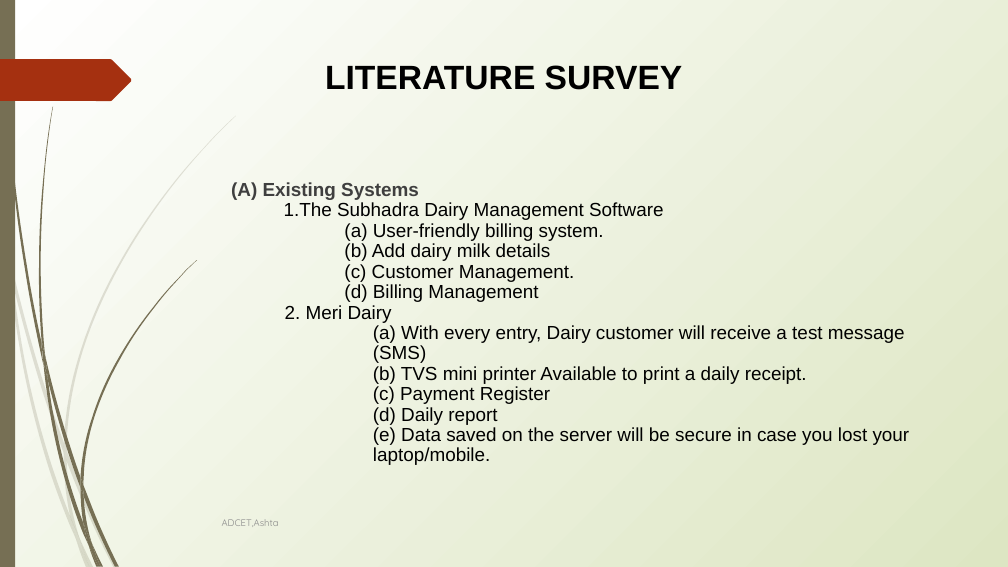
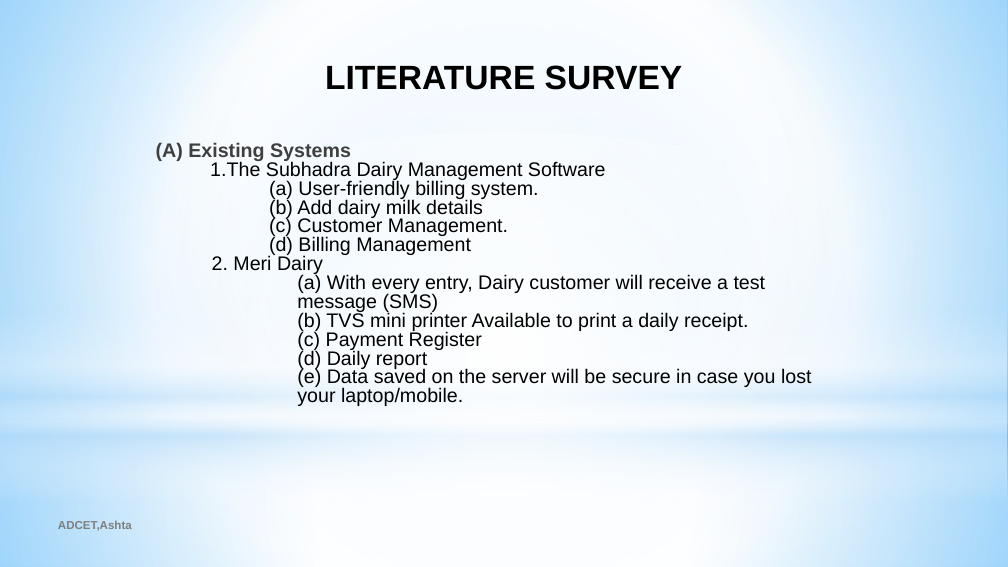
Before and after one commit to Nishant0073/Dudhaganga-Dairy-Application, a slide deck: slide 5 of Documents/G33PPT.pptx (slide 6 before the commit). Drawn at 1008x567 pixels with LibreOffice and Linux fonts; fonts in the diff are those of the drawing. Boxes give left, top, right and bottom in pixels: in the first picture for what was removed or moved away, otherwise in the second. Text is boxed around its words. In the diff, an @@ line names an element or a change of style, - is before the commit and + after.

```diff
--- a/Documents/G33PPT.pptx
+++ b/Documents/G33PPT.pptx
@@ background gradient #FFFFFF to #DDE6C3 to gradient #99D4FE to #FFFFFF to #54BDFF @@
@@ rectangle removed at (0,0,15,567) @@
@@ rectangle added at (0,0,1008,422), fill gradient #FFFFFF to #B4DCFA @@
@@ freeform shape removed at (0,59,132,101) @@
@@ ellipse added at (0,132,1008,554), fill gradient #FFFFFF @@
@@ text "(A) Existing Systems": place and size @@
-text "(A) Existing Systems" at (231,182,910,465)
+text "(A) Existing Systems" at (156,142,812,406)
@@ text "(A) Existing Systems" at (156,142,812,406): size 18 to 18.7 pt; line spacing 0.9 to 0.8 @@
@@ rectangle added at (0,312,1008,501), fill gradient #FFFFFF to #B4DCFA @@
@@ rectangle added at (0,422,1008,567), fill gradient #FFFFFF to #B4DCFA @@
@@ text "ADCET,Ashta": place and size @@
-text "ADCET,Ashta" at (222,519,279,527)
+text "ADCET,Ashta" at (58,521,132,531)
@@ text "ADCET,Ashta" at (58,521,132,531): size 9 to 11 pt, font Quicksand to Arial, text colour #888888 to #7F7F7F, bold on @@
@@ group removed at (0,116,236,567): 10 freeform shapes @@
@@ group removed at (2,0,197,567): 12 freeform shapes @@
```
Also in this commit, not shown: 9 other slides changed, 5 slides added, 3 slides removed.
